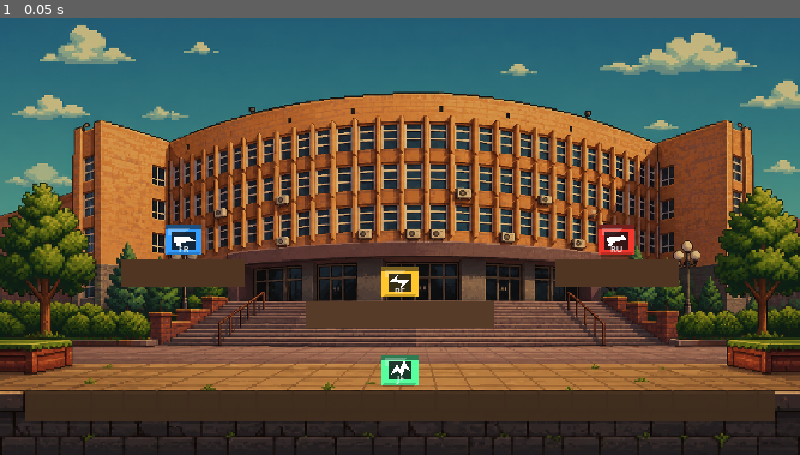
Above: before the commit, frame 1.
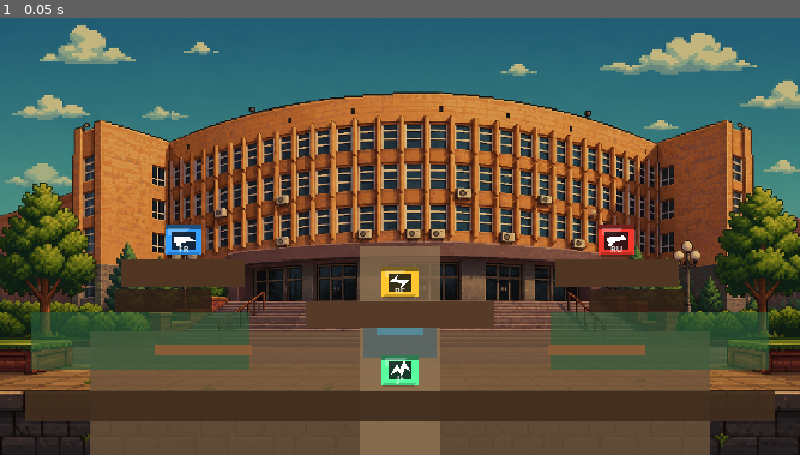
Above: after the commit, the same moment.

Repository: markkarimyan/gamedev
Game: Godot game, scene res://scenes/arenas/CourtyardArena.tscn
Two runs of this game, one before a commit and one after it. Both use one fixed random seed, a clock stepped at 60 frames per second and the inputs below. This scene is started directly instead of the project's main scene.
Inputs:
- Up to frame 1 (0.05 s): no input

The runs differ from the first frame. In frame 1, 21% of the frame differs, in the area x 3-97%, y 52-100%.

Commit message:
Add campus courtyard starter arena

Diff:
--- a/scenes/arenas/CourtyardArena.tscn
+++ b/scenes/arenas/CourtyardArena.tscn
@@ -38,6 +38,79 @@
 offset_right = 960.0
 offset_bottom = 540.0
 color = Color(0.235294, 0.117647, 0.0313726, 0.18)
+
+[node name="CourtyardLandmarks" type="Node2D" parent="Background"]
+z_index = 1
+
+[node name="QuadPaving" type="ColorRect" parent="Background/CourtyardLandmarks"]
+offset_left = 108.0
+offset_top = 392.0
+offset_right = 852.0
+offset_bottom = 540.0
+color = Color(0.423529, 0.32549, 0.235294, 0.82)
+
+[node name="CenterWalkway" type="ColorRect" parent="Background/CourtyardLandmarks"]
+offset_left = 432.0
+offset_top = 290.0
+offset_right = 528.0
+offset_bottom = 540.0
+color = Color(0.576471, 0.466667, 0.337255, 0.72)
+
+[node name="LeftLawn" type="ColorRect" parent="Background/CourtyardLandmarks"]
+offset_left = 38.0
+offset_top = 368.0
+offset_right = 300.0
+offset_bottom = 438.0
+color = Color(0.172549, 0.372549, 0.235294, 0.64)
+
+[node name="RightLawn" type="ColorRect" parent="Background/CourtyardLandmarks"]
+offset_left = 660.0
+offset_top = 368.0
+offset_right = 922.0
+offset_bottom = 438.0
+color = Color(0.172549, 0.372549, 0.235294, 0.64)
+
+[node name="LeftPlanter" type="ColorRect" parent="Background/CourtyardLandmarks"]
+offset_left = 138.0
+offset_top = 342.0
+offset_right = 254.0
+offset_bottom = 368.0
+color = Color(0.196078, 0.12549, 0.0823529, 0.86)
+
+[node name="RightPlanter" type="ColorRect" parent="Background/CourtyardLandmarks"]
+offset_left = 706.0
+offset_top = 342.0
+offset_right = 822.0
+offset_bottom = 368.0
+color = Color(0.196078, 0.12549, 0.0823529, 0.86)
+
+[node name="LeftBench" type="ColorRect" parent="Background/CourtyardLandmarks"]
+offset_left = 186.0
+offset_top = 407.0
+offset_right = 302.0
+offset_bottom = 421.0
+color = Color(0.560784, 0.364706, 0.211765, 0.88)
+
+[node name="RightBench" type="ColorRect" parent="Background/CourtyardLandmarks"]
+offset_left = 658.0
+offset_top = 407.0
+offset_right = 774.0
+offset_bottom = 421.0
+color = Color(0.560784, 0.364706, 0.211765, 0.88)
+
+[node name="FountainBase" type="ColorRect" parent="Background/CourtyardLandmarks"]
+offset_left = 436.0
+offset_top = 386.0
+offset_right = 524.0
+offset_bottom = 424.0
+color = Color(0.286275, 0.384314, 0.411765, 0.72)
+
+[node name="FountainWater" type="ColorRect" parent="Background/CourtyardLandmarks"]
+offset_left = 452.0
+offset_top = 374.0
+offset_right = 508.0
+offset_bottom = 396.0
+color = Color(0.329412, 0.596078, 0.67451, 0.7)
 
 [node name="GameplayGeometry" type="Node2D" parent="."]
 
--- a/tests/ultimate_system_test.gd
+++ b/tests/ultimate_system_test.gd
@@ -2,6 +2,7 @@
 
 const GAME_SCENE := preload("res://scenes/Game.tscn")
 const BULLET_SCENE := preload("res://scenes/Bullet.tscn")
+const COURTYARD_SCENE := preload("res://scenes/arenas/CourtyardArena.tscn")
 const ARENA_SCENES: Array[PackedScene] = [
 	preload("res://scenes/arenas/CampusArena.tscn"),
 	preload("res://scenes/arenas/CourtyardArena.tscn"),
@@ -20,6 +21,7 @@
 	await _test_player_sprite_feet_align_with_collision_feet()
 	await _test_authored_arena_platforms_match_collision_and_clear_spawns()
 	await _test_match_randomizes_authored_arenas_between_rounds()
+	await _test_campus_courtyard_starter_arena_is_fair_and_readable()
 	await _test_players_gain_ultimate_charge_during_active_round()
 	await _test_players_gain_ultimate_charge_from_combat()
 	await _test_ultimate_readiness_reset_and_activation_gate()
@@ -97,6 +99,46 @@
 
 		arena.queue_free()
 		await process_frame
+
+
+func _test_campus_courtyard_starter_arena_is_fair_and_readable() -> void:
+	var game := GAME_SCENE.instantiate()
+	root.add_child(game)
+	await process_frame
+
+	var arena_paths: Array[String] = []
+	for arena_scene: PackedScene in game.ARENA_SCENES:
+		arena_paths.append(arena_scene.resource_path)
+	_assert_true(COURTYARD_SCENE.resource_path in arena_paths, "Campus courtyard arena appears in the random arena pool")
+
+	game.queue_free()
+	await process_frame
+
+	var arena := COURTYARD_SCENE.instantiate()
+	root.add_child(arena)
+	await process_frame
+
+	_assert_true(arena.has_node("Background/CourtyardLandmarks"), "Courtyard arena has campus courtyard decorative art separate from gameplay geometry")
+	_assert_true(arena.has_node("GameplayGeometry/Platforms"), "Courtyard arena keeps platforms in authored gameplay geometry")
+
+	var p1_spawn: Marker2D = arena.get_node("Spawns/P1Spawn")
+	var p2_spawn: Marker2D = arena.get_node("Spawns/P2Spawn")
+	_assert_true(absf((p1_spawn.position.x + p2_spawn.position.x) - 960.0) <= 1.0 and p1_spawn.position.y == p2_spawn.position.y, "Courtyard spawn positions are mirrored and fair")
+
+	var pickups: Node2D = arena.get_node("Pickups")
+	var famas: Node2D = pickups.get_node("FamasPickup")
+	var ak: Node2D = pickups.get_node("AkPickup")
+	_assert_true(absf((famas.position.x + ak.position.x) - 960.0) <= 1.0 and famas.position.y == ak.position.y, "Courtyard weapon pickups are mirrored and predictable")
+	_assert_true(pickups.has_node("RapidPickup") and pickups.has_node("JumpPickup"), "Courtyard center pickups are predictable and readable")
+	_assert_true(pickups.z_index >= 5, "Courtyard pickups render above the background")
+	_assert_true(arena.get_node("FutureGimmick").get_child_count() <= 1, "Courtyard arena keeps the baseline to no more than one readable gimmick")
+
+	var background: Node2D = arena.get_node("Background")
+	var platform_visual := _first_child_of_type(arena.get_node("GameplayGeometry/Platforms/PlatformCenter"), ColorRect) as ColorRect
+	_assert_true(background.z_index < 0 and platform_visual != null and platform_visual.color.a >= 0.85, "Courtyard players, bullets, pickups, and ultimates remain readable over the background")
+
+	arena.queue_free()
+	await process_frame
 
 
 func _test_match_randomizes_authored_arenas_between_rounds() -> void:
